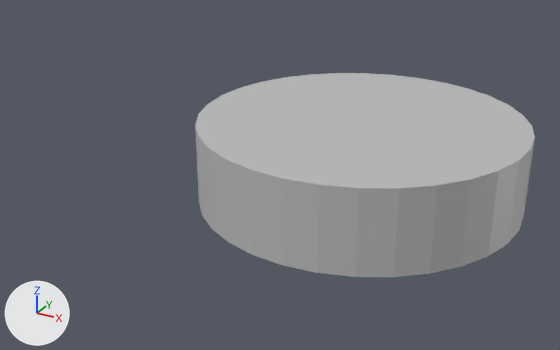
Before and after pictures for a commit that changed the FBX model public/osi/layer2.fbx.
Rendered twice from a camera (50 mm lens) standing at (1.7, -4.12, 2.43) and looking at (-0.59, 0.04, 0.34). Every picture has the same lights, and +X, +Y and +Z are marked at lower left. Where no turn or scale is listed for an object, it has been applied to the vertices.

Objects in the first picture: 'Silinder.001'.
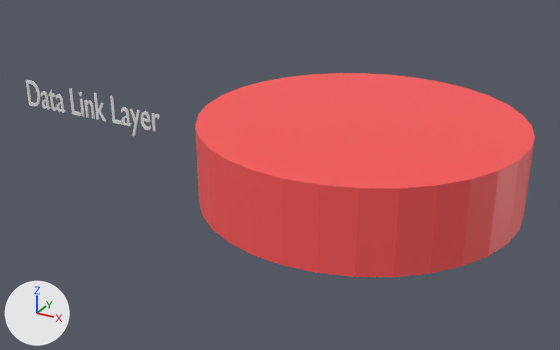
The newer file is also turned or shifted as a whole; pictures and numbers use the older file's frame.

Diff of the bpy script that builds the scene:
```diff
--- a/public/osi/layer2.fbx.py
+++ b/public/osi/layer2.fbx.py
@@ mat_material_017 @@
 mat_material_017 = principled_material('Material.017')
-mat_material_017.base_color = (0.5, 0.5, 0.5)  # grey #bcbcbc
+mat_material_017.base_color = (0.982, 0.0953, 0.0953)  # red #fd5757
@@ me_teks_010 @@
+me_teks_010.from_pydata(...)  # 1854 vertices, 2741 faces; spans x -0.587..0.68, y -0.005..0.005, z -0.136..0.137
@@ ob_teks_001 @@
+ob_teks_001 = bpy.data.objects.new('Teks.001', me_teks_010)
+ob_teks_001.location = (-2.212, 0.005, 0.555)
```

Where the change shows, as pixel boxes [x1, y1, x2, y2] in the pictures (560 x 350 px):
'Silinder.001', recoloured (grey to red): [195, 73, 535, 277] in both
'Teks.001', added: after [26, 80, 160, 136]
